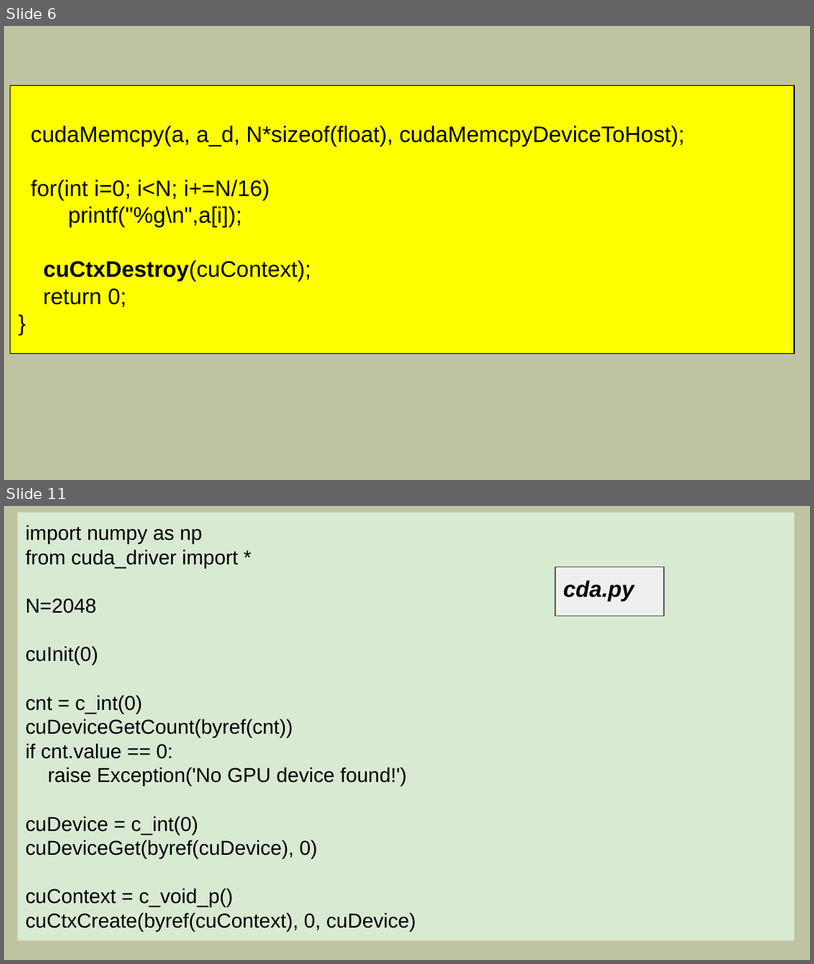
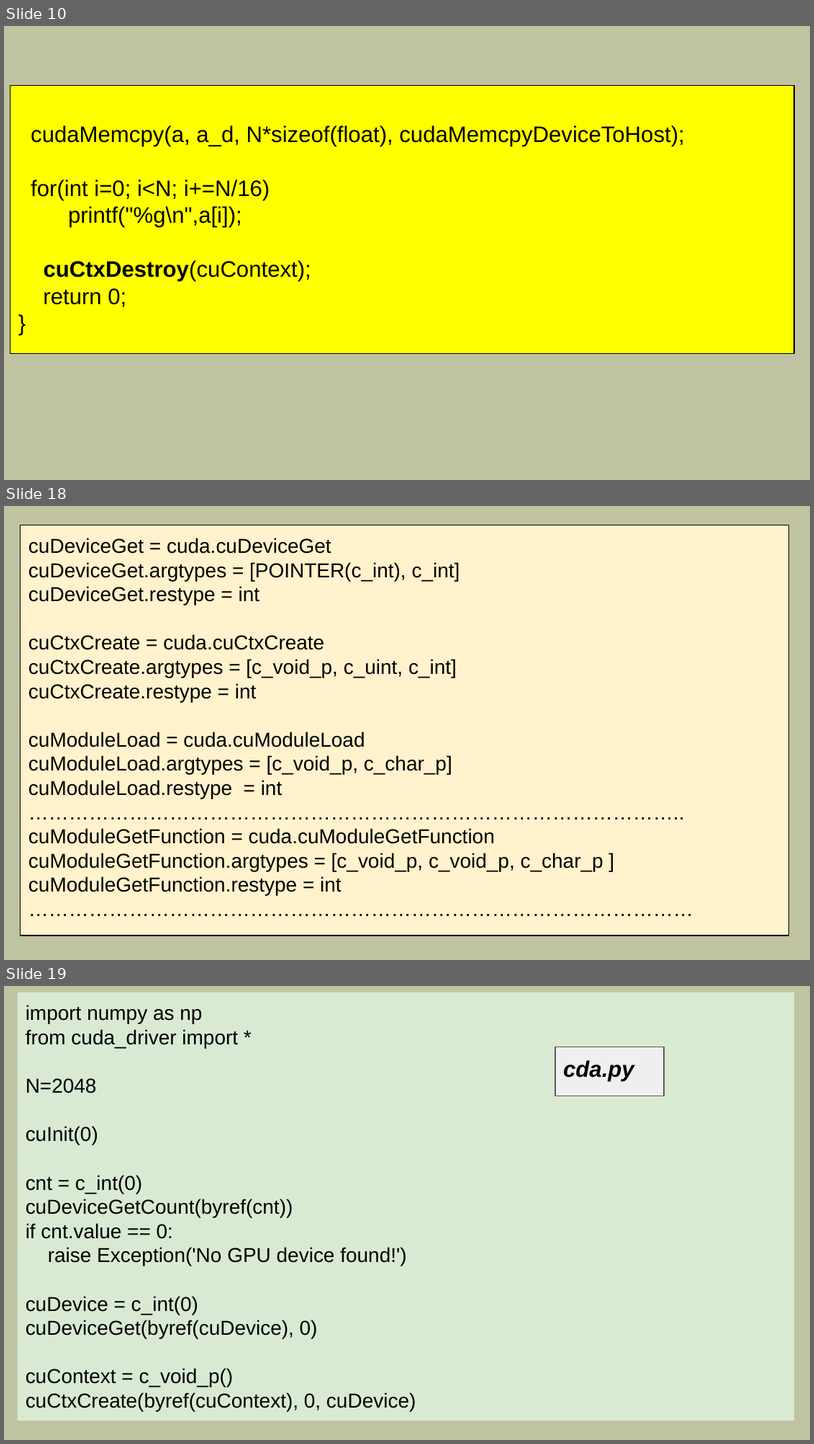
Before and after one commit to mlkv52/sibsutis_cuda_bachelors-2025, a slide deck: Лекции/pptx/Лекция9-ПГП-2025.pptx. Shown one above the other, each under a label of ours: slides 6 and 11 before the commit, slides 10, 18 and 19 after it; the slides between them are not shown. The pictures are 814x964 and 814x1444 pixels, drawn with LibreOffice and Linux fonts; fonts in the diff are those of the drawing. Boxes give left, top, right and bottom in pixels: in the first picture for what was removed or moved away, otherwise in the second. Text is boxed around its words. In the diff, an @@ line names an element or a change of style, - is before the commit and + after.

```diff
--- a/Лекции/pptx/Лекция9-ПГП-2025.pptx
+++ b/Лекции/pptx/Лекция9-ПГП-2025.pptx
@@ slide 18 added at bbox=[4, 506, 810, 960], background #C0C3A1 @@
@@ rectangle added at bbox=[20, 525, 790, 936], fill #FFF2CC, outline #000000 0.75 pt, 18 pt, text #000000 @@
+cuDeviceGet = cuda.cuDeviceGet
+cuDeviceGet.argtypes = [POINTER(c_int), c_int]
+cuDeviceGet.restype = int
+cuCtxCreate = cuda.cuCtxCreate
+cuCtxCreate.argtypes = [c_void_p, c_uint, c_int]
+cuCtxCreate.restype = int
+cuModuleLoad = cuda.cuModuleLoad
+cuModuleLoad.argtypes = [c_void_p, c_char_p]
+cuModuleLoad.restype = int
+……………………………………………………………………………………..
+cuModuleGetFunction = cuda.cuModuleGetFunction
+cuModuleGetFunction.argtypes = [c_void_p, c_void_p, c_char_p ]
+cuModuleGetFunction.restype = int
+………………………………………………………………………………………
@@ what was slide 6 is now slide 10 @@
@@ what was slide 11 is now slide 19 @@
```
Also in this commit, not shown: 4 slides changed, 9 other slides added, 2 slides removed.
